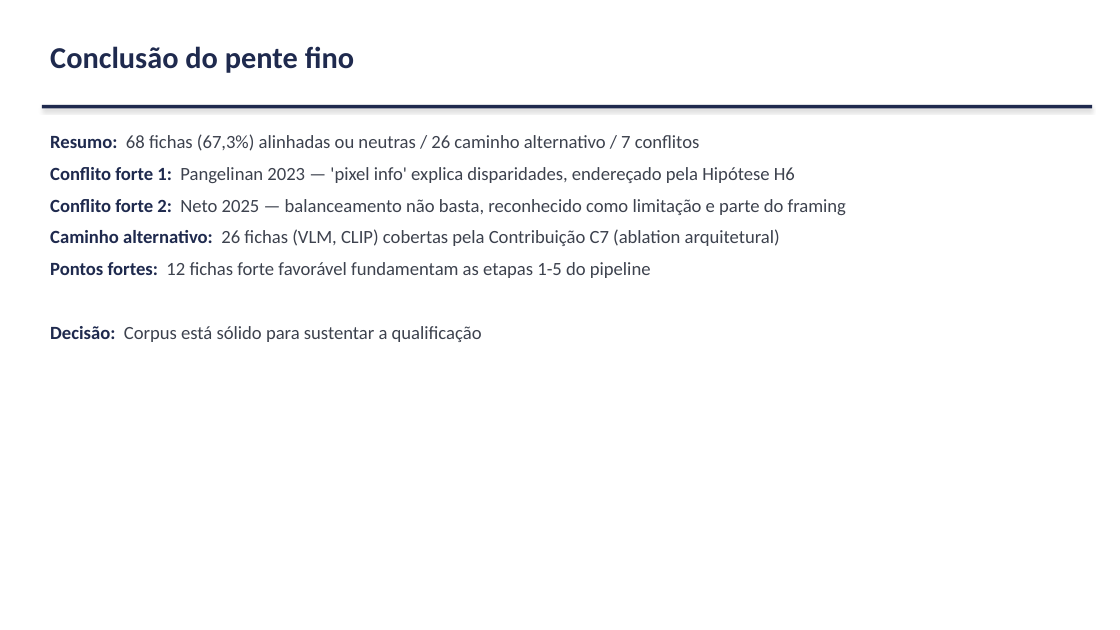
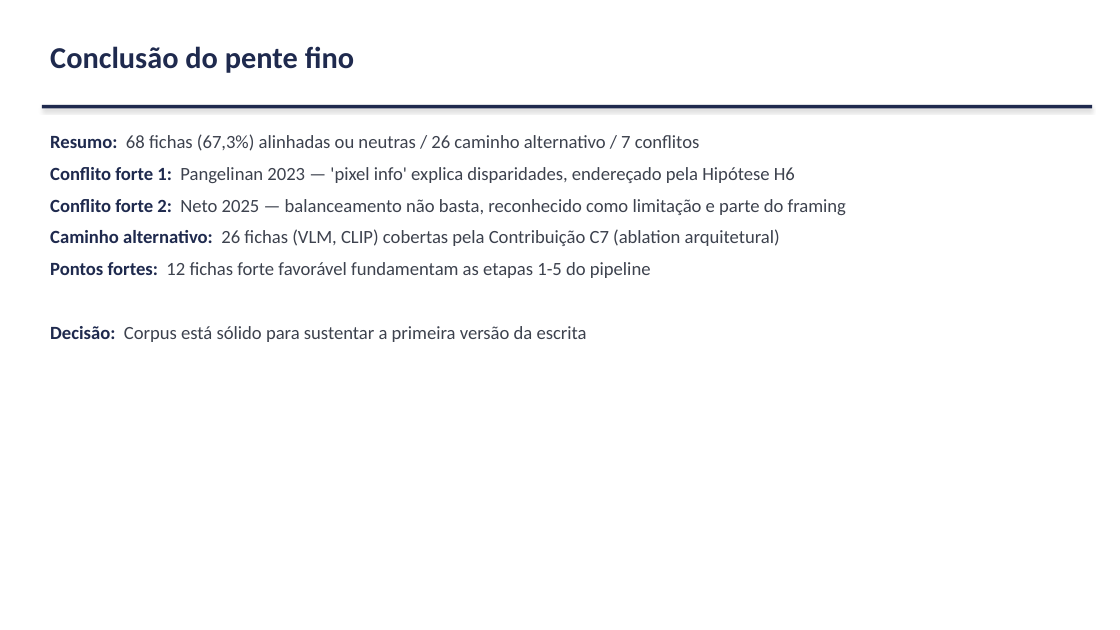
Before and after one commit to marcellozzetti/Facial-Recognition-Models-Mitigating-Bias, a slide deck: slide 10 of docs/ativo/material_reuniao_orientador_2026-06-15.pptx. Drawn at 1120x630 pixels with LibreOffice and Linux fonts; fonts in the diff are those of the drawing. Boxes give left, top, right and bottom in pixels: in the first picture for what was removed or moved away, otherwise in the second. Text is boxed around its words. In the diff, an @@ line names an element or a change of style, - is before the commit and + after.

```diff
--- a/docs/ativo/material_reuniao_orientador_2026-06-15.pptx
+++ b/docs/ativo/material_reuniao_orientador_2026-06-15.pptx
@@ text at box(50, 326, 587, 342): text changed @@
-Decisão: Corpus está sólido para sustentar a qualificação
+Decisão: Corpus está sólido para sustentar a primeira versão da escrita
```
Also in this commit, not shown: 3 other slides changed, 1 other file.
